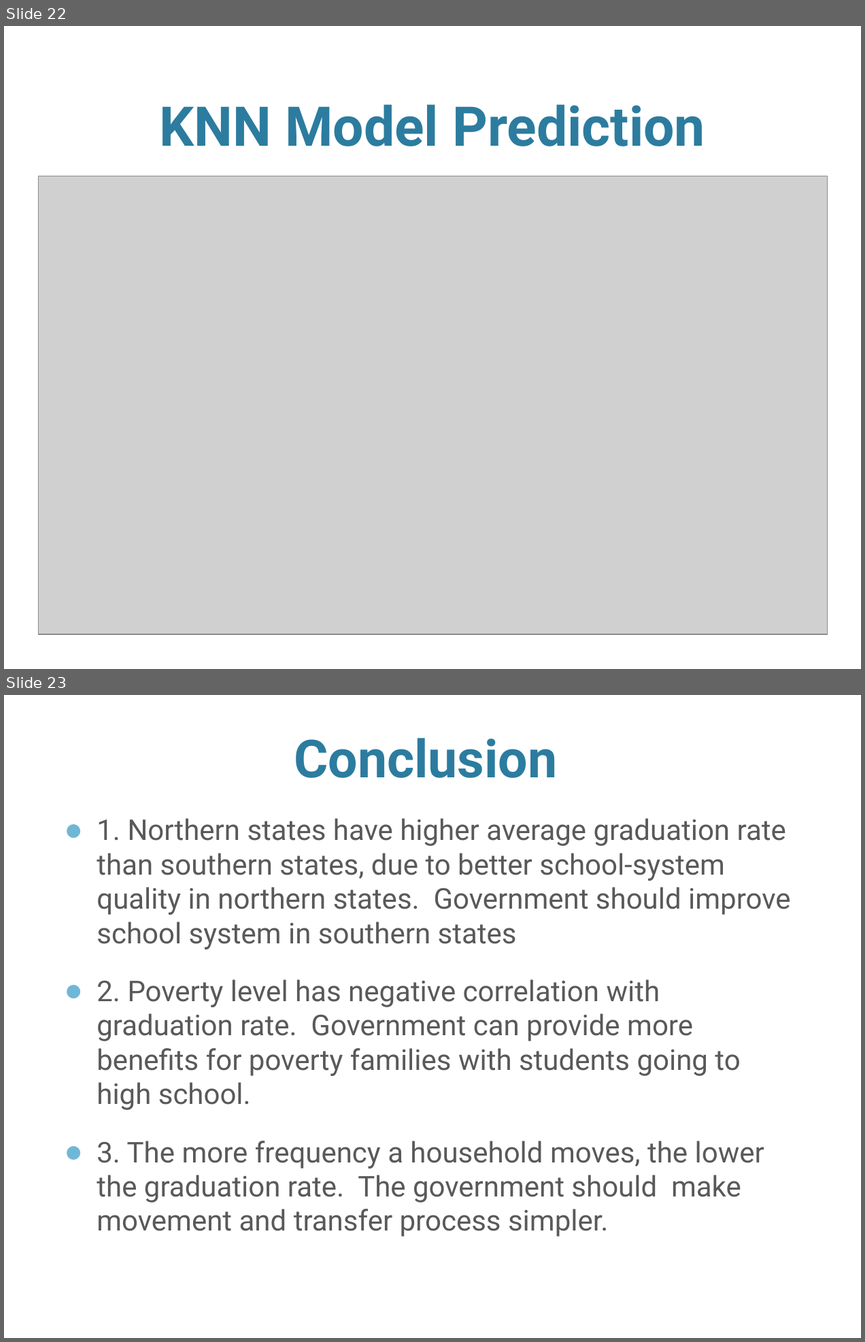
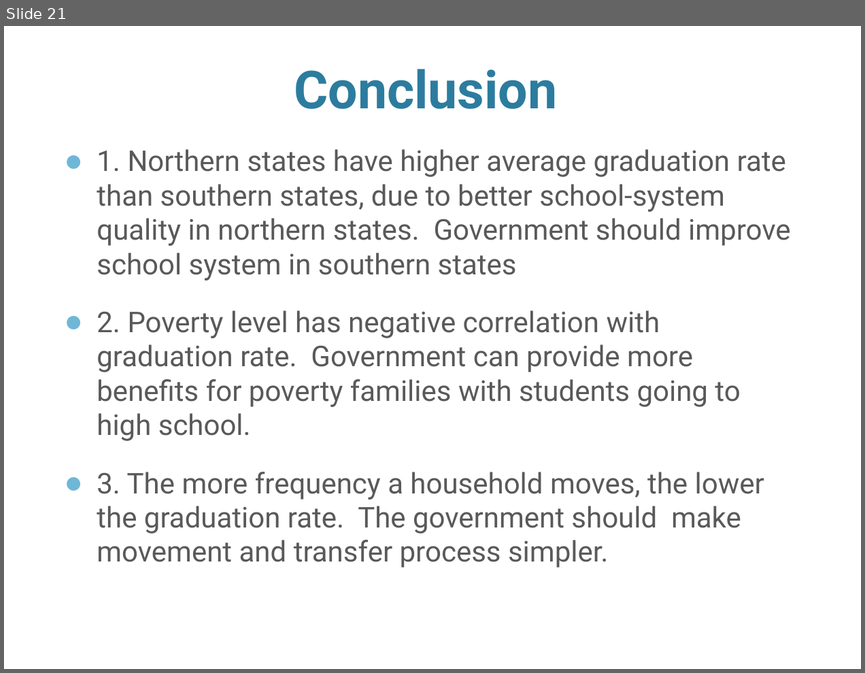
Before and after one commit to lqingsandra/DAT_SF_19, a slide deck: Homework/Project/presentation.pptx. Shown one above the other, each under a label of ours: slides 22 and 23 before the commit, slide 21 after it. The pictures are 865x1342 and 865x673 pixels, drawn with LibreOffice and Linux fonts; fonts in the diff are those of the drawing; grey boxes stand for pictures; background and template pictures are left out. Boxes give left, top, right and bottom in pixels: in the first picture for what was removed or moved away, otherwise in the second. Text is boxed around its words. In the diff, an @@ line names an element or a change of style, - is before the commit and + after.

```diff
--- a/Homework/Project/presentation.pptx
+++ b/Homework/Project/presentation.pptx
@@ slide 22 removed at (4,26,861,669), background picture (left out) @@
@@ title removed at (159,104,705,146) @@
-KNN Model Prediction
@@ picture removed at (38,176,827,633) @@
@@ what was slide 23 is now slide 21 @@
```
Also in this commit, not shown: 1 slide changed, 1 other slide removed.
